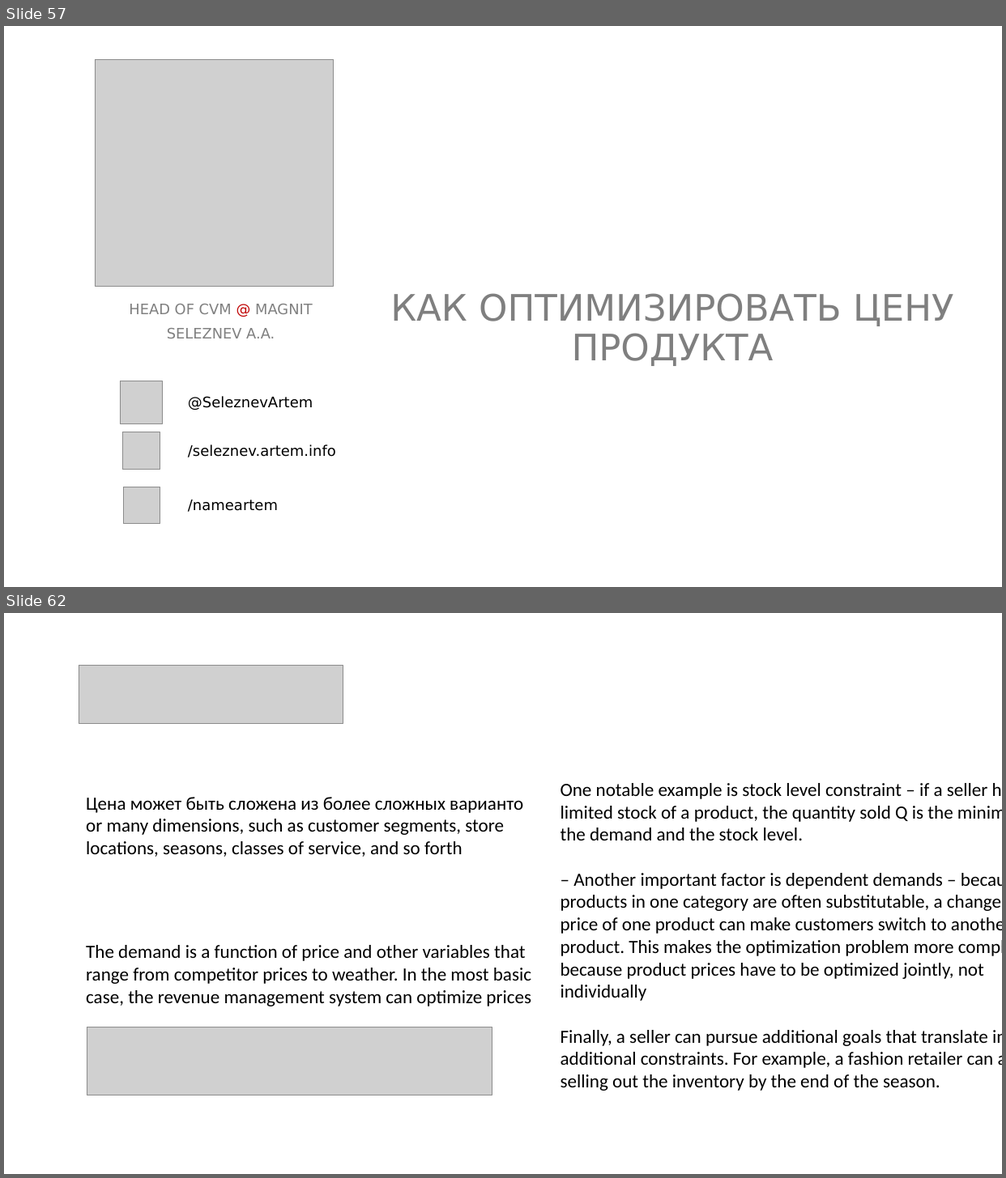
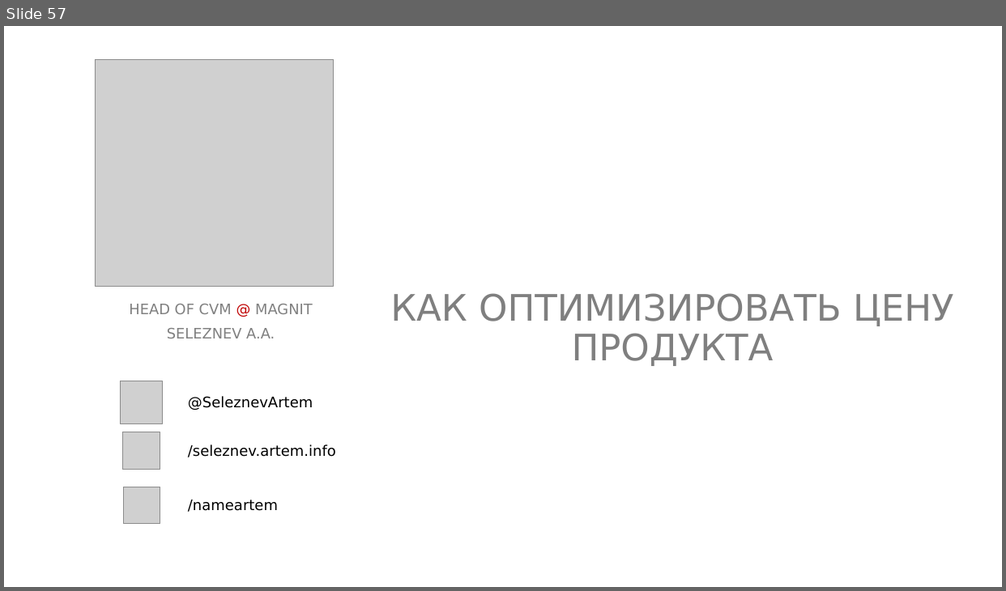
Before and after one commit to NameArtem/friday-tutor, a slide deck: ML in Marketing/1.Price optimization/вступление.pptx. Shown one above the other, each under a label of ours: slides 57 and 62 before the commit, slide 57 after it; the slides between them are not shown. The pictures are 1006x1178 and 1006x591 pixels, drawn with LibreOffice and Linux fonts; fonts in the diff are those of the drawing; grey boxes stand for pictures. Boxes give left, top, right and bottom in pixels: in the first picture for what was removed or moved away, otherwise in the second. Text is boxed around its words. In the diff, an @@ line names an element or a change of style, - is before the commit and + after.

```diff
--- a/ML in Marketing/1.Price optimization/вступление.pptx
+++ b/ML in Marketing/1.Price optimization/вступление.pptx
@@ slide 62 removed at box(4, 613, 1002, 1174), background #FFFFFF @@
@@ picture removed at box(79, 666, 343, 723) @@
@@ text removed at box(86, 797, 523, 857) @@
-Цена может быть сложена из более сложных варианто
-or many dimensions, such as customer segments, store locations, seasons, classes of service, and so forth
@@ text removed at box(560, 783, 1001, 1091) @@
-One notable example is stock level constraint – if a seller has a limited stock of a product, the quantity sold Q is the minimum of the demand and the stock level.
-– Another important factor is dependent demands – because products in one category are often substitutable, a change in the price of one product can make customers switch to another product. This makes the optimization problem more complex because product prices have to be optimized jointly, not individually
-Finally, a seller can pursue additional goals that translate into additional constraints. For example, a fashion retailer can aim at selling out the inventory by the end of the season.
@@ text removed at box(86, 945, 531, 1007) @@
-The demand is a function of price and other variables that range from competitor prices to weather. In the most basic case, the revenue management system can optimize prices
@@ picture removed at box(87, 1028, 493, 1096) @@
```
Also in this commit, not shown: 8 other slides removed, 13 other files.
